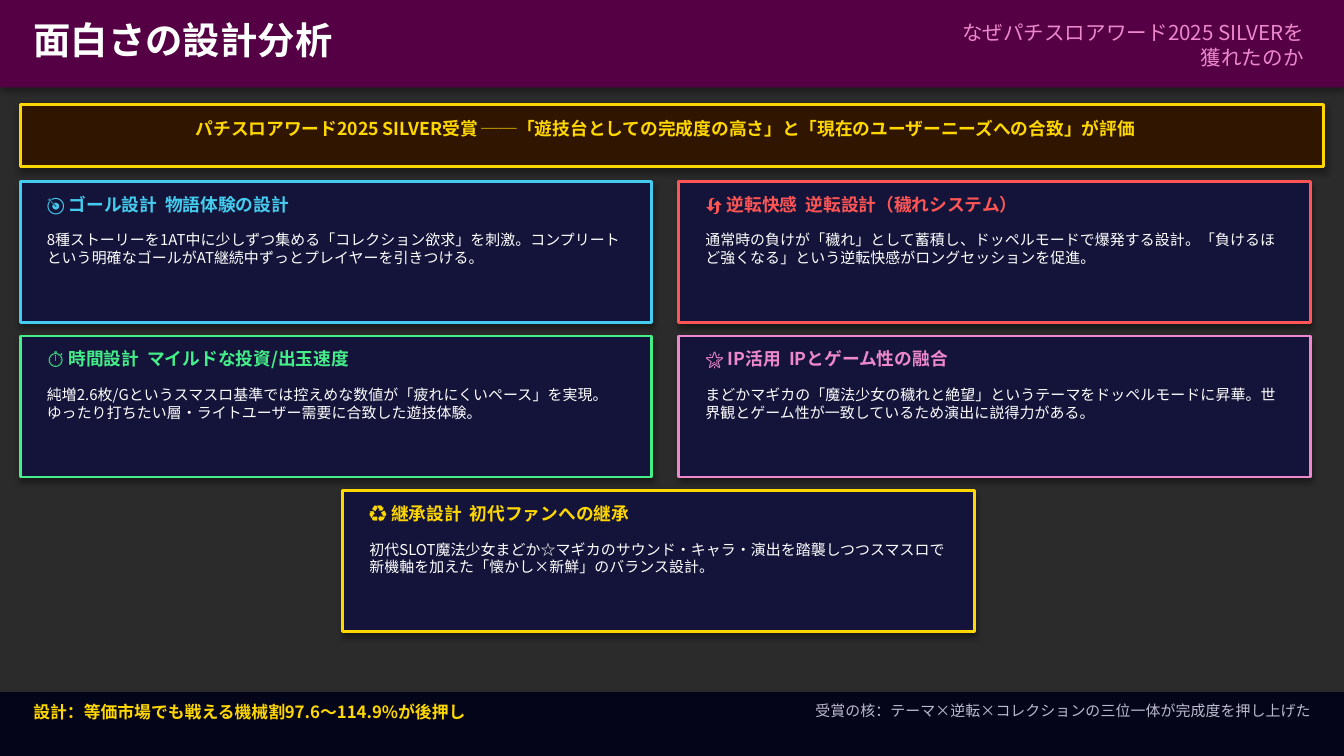
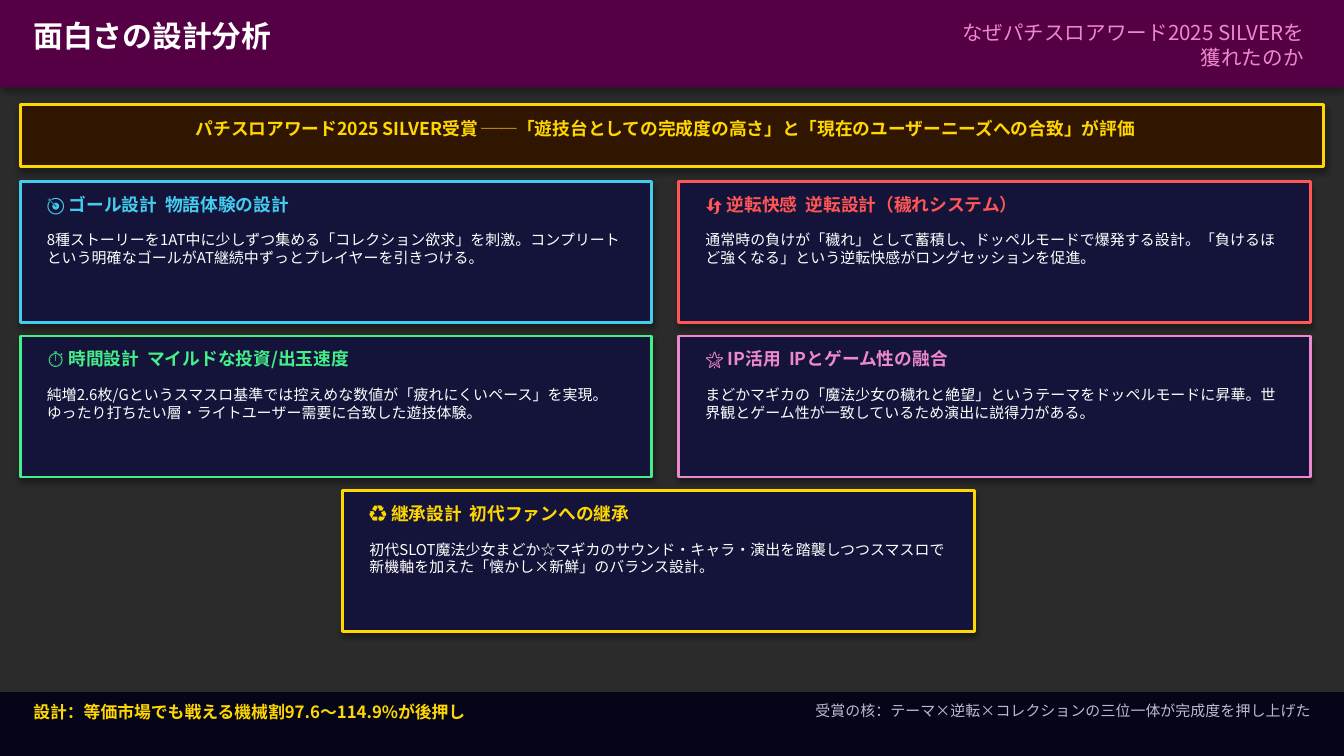
Before and after one commit to hkadoya-eng/slocri, a slide deck: slide 7 of proposals/機種分析/まどか外伝/madoka_guide_v1.pptx. Drawn at 1344x756 pixels with LibreOffice and Linux fonts; fonts in the diff are those of the drawing; background and template pictures are left out; a plain dark background stands for a picture behind light text. Boxes give left, top, right and bottom in pixels: in the first picture for what was removed or moved away, otherwise in the second. Text is boxed around its words. In the diff, an @@ line names an element or a change of style, - is before the commit and + after.

```diff
--- a/proposals/機種分析/まどか外伝/madoka_guide_v1.pptx
+++ b/proposals/機種分析/まどか外伝/madoka_guide_v1.pptx
@@ text "面白さの設計分析" at (33, 21, 271, 50): size 20 to 16 pt @@
```
Also in this commit, not shown: 8 other slides changed, 1 other file.
